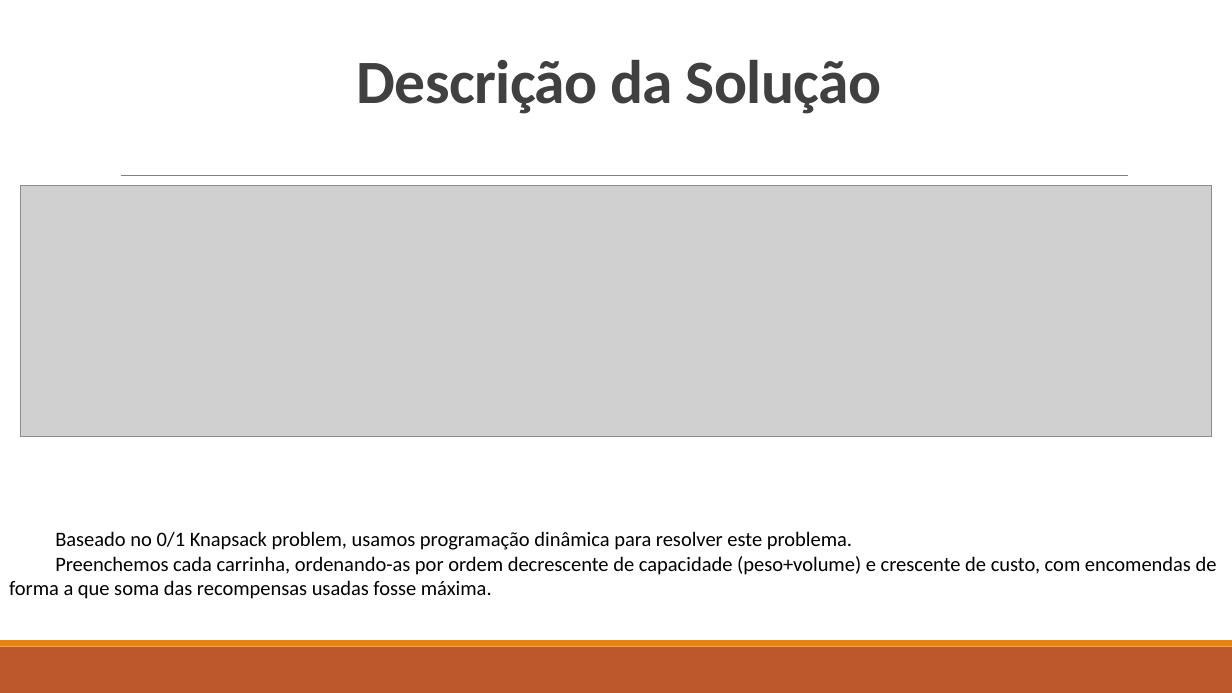
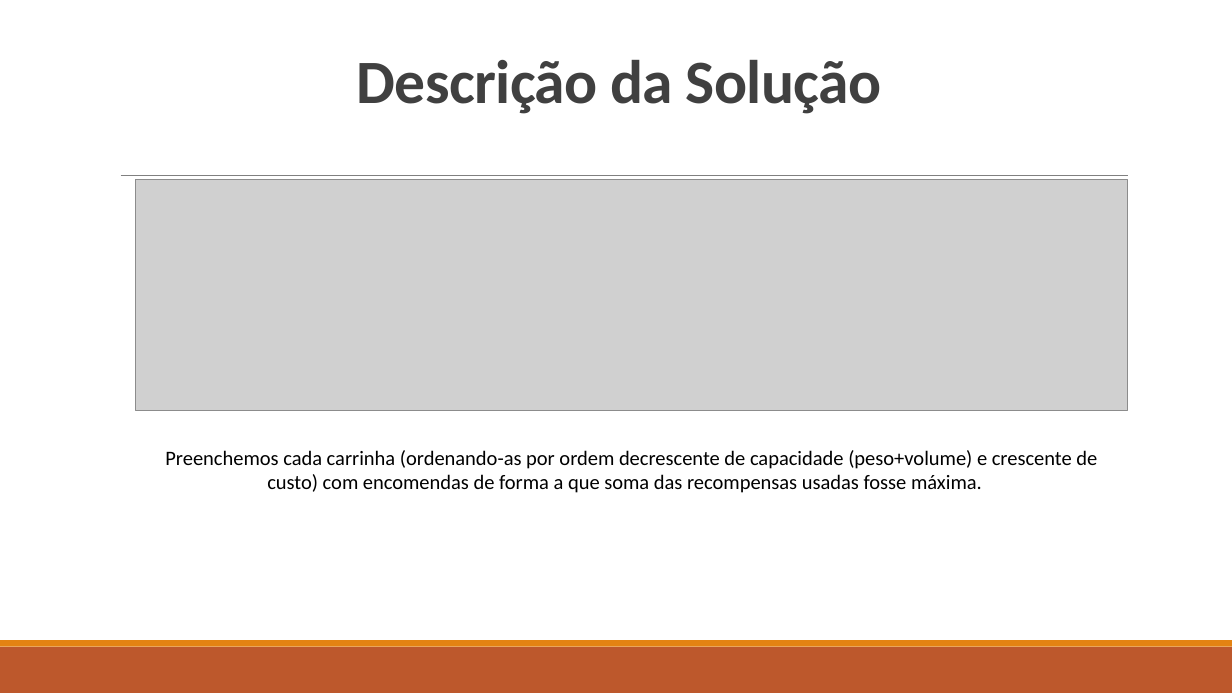
Before and after one commit to Miggs7/DA-Proj-22, a slide deck: slide 7 of Presentation/Logística Urbana para Entrega de Mercadorias.pptx. Drawn at 1232x693 pixels with LibreOffice and Linux fonts; fonts in the diff are those of the drawing; grey boxes stand for pictures. Boxes give left, top, right and bottom in pixels: in the first picture for what was removed or moved away, otherwise in the second. Text is boxed around its words. In the diff, an @@ line names an element or a change of style, - is before the commit and + after.

Commit message:
Slides Updated

```diff
--- a/Presentation/Logística Urbana para Entrega de Mercadorias.pptx
+++ b/Presentation/Logística Urbana para Entrega de Mercadorias.pptx
@@ picture: place and size @@
-picture at (21,186,1212,437)
+picture at (136,179,1128,410)
@@ text at (165,450,1097,493): text changed @@
-Baseado no 0/1 Knapsack problem, usamos programação dinâmica para resolver este problema.
-Preenchemos cada carrinha, ordenando-as por ordem decrescente de capacidade (peso+volume) e crescente de custo, com encomendas de forma a que soma das recompensas usadas fosse máxima.
+Preenchemos cada carrinha (ordenando-as por ordem decrescente de capacidade (peso+volume) e crescente de custo) com encomendas de forma a que soma das recompensas usadas fosse máxima.
```
Also in this commit, not shown: 5 other slides changed.
